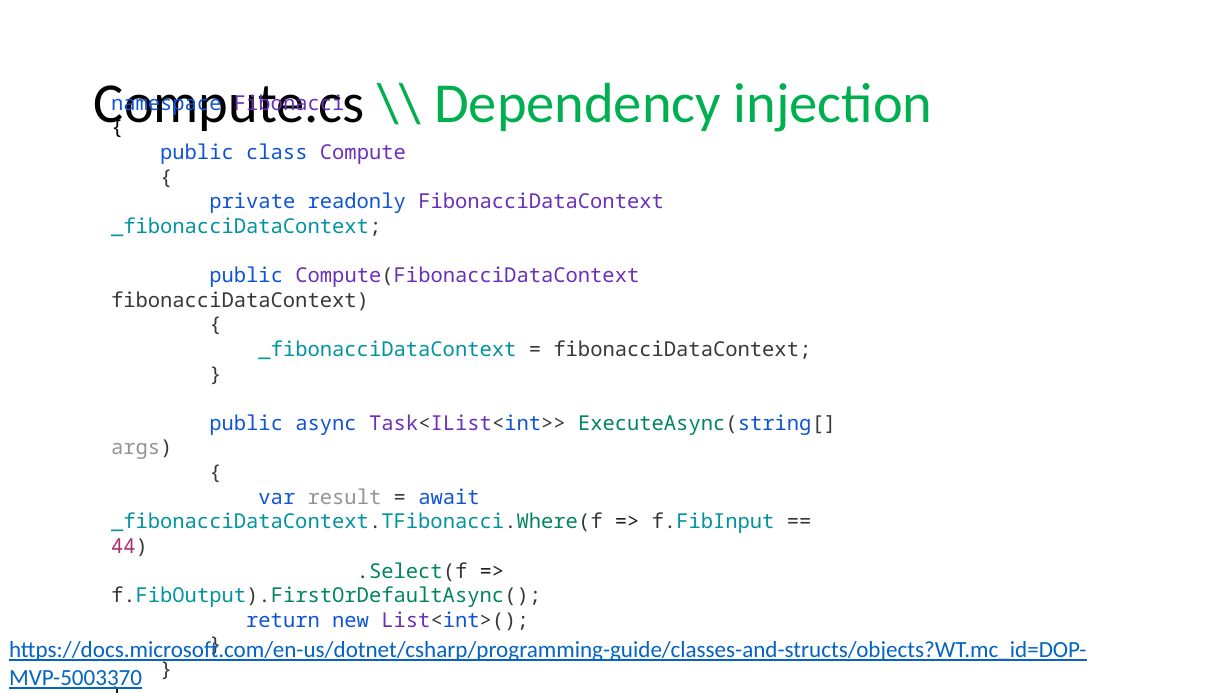
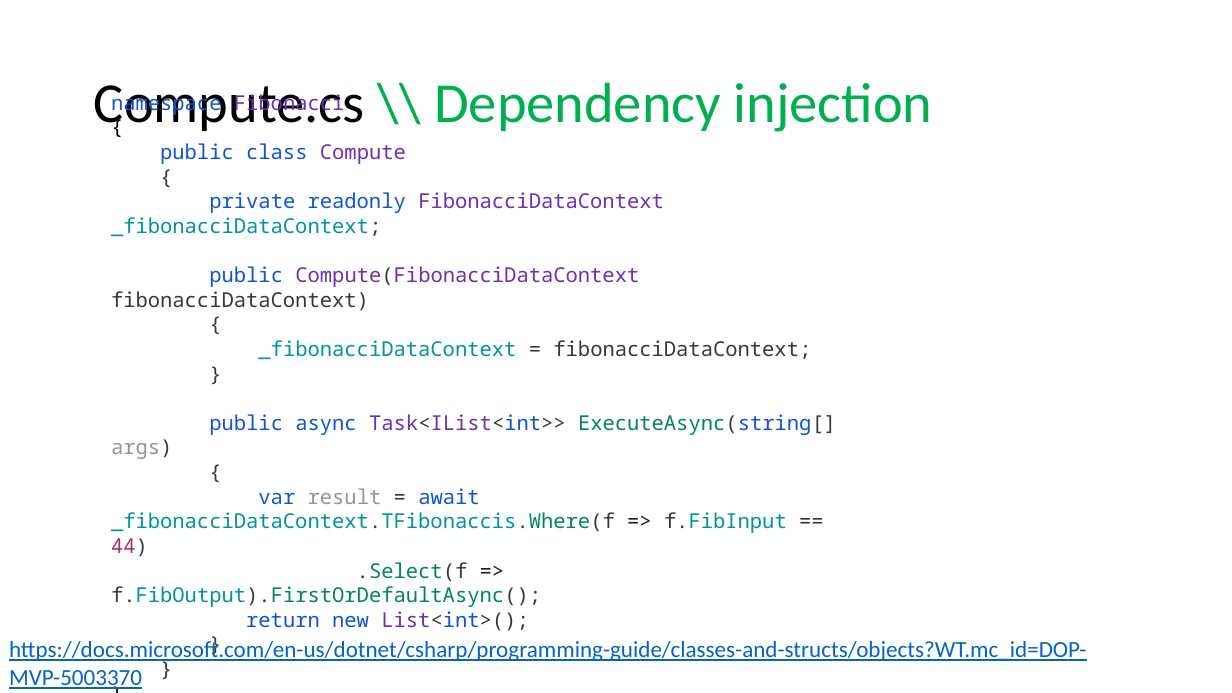
Before and after one commit to guillaume-chervet/course.dotnet, a slide deck: slide 142 of documentations/dotnet6.pptx. Drawn at 1232x693 pixels with LibreOffice and Linux fonts; fonts in the diff are those of the drawing. Boxes give left, top, right and bottom in pixels: in the first picture for what was removed or moved away, otherwise in the second. Text is boxed around its words. In the diff, an @@ line names an element or a change of style, - is before the commit and + after.

Commit message:
update

```diff
--- a/documentations/dotnet6.pptx
+++ b/documentations/dotnet6.pptx
@@ text at box(111, 143, 836, 631): text changed @@
-namespace Fibonacci
-{
-public class Compute
-{
-private readonly FibonacciDataContext _fibonacciDataContext;
-public Compute(FibonacciDataContext fibonacciDataContext)
-{
-_fibonacciDataContext = fibonacciDataContext;
-}
-public async Task<IList<int>> ExecuteAsync(string[] args)
-{
-var result = await _fibonacciDataContext.TFibonacci.Where(f => f.FibInput == 44)
-.Select(f => f.FibOutput).FirstOrDefaultAsync();
-return new List<int>();
-}
-}
-}
+namespace Fibonacci
+{
+public class Compute
+{
+private readonly FibonacciDataContext _fibonacciDataContext;
+public Compute(FibonacciDataContext fibonacciDataContext)
+{
+_fibonacciDataContext = fibonacciDataContext;
+}
+public async Task<IList<int>> ExecuteAsync(string[] args)
+{
+var result = await _fibonacciDataContext.TFibonaccis.Where(f => f.FibInput == 44)
+.Select(f => f.FibOutput).FirstOrDefaultAsync();
+return new List<int>();
+}
+}
+}
```
Also in this commit, not shown: 10 other slides changed.
